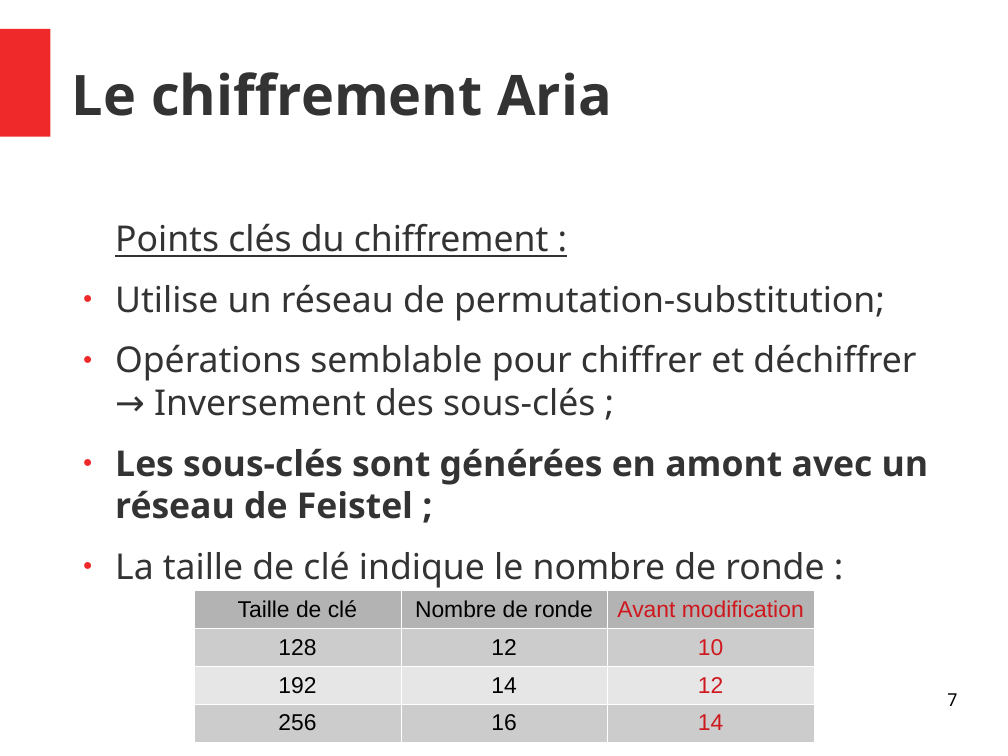
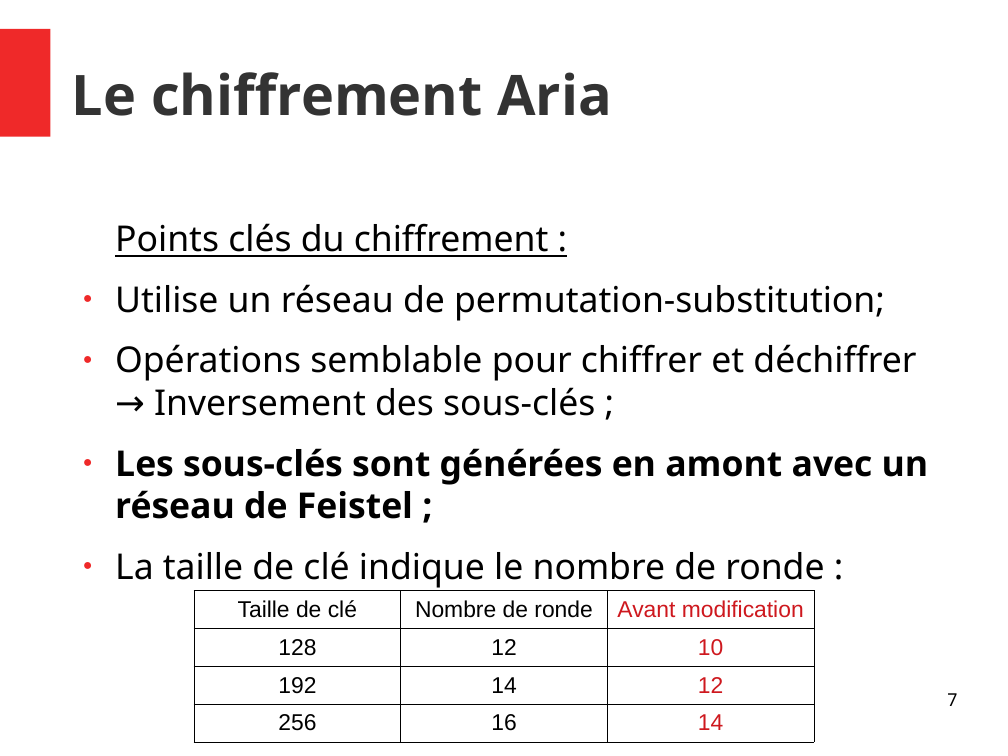
Before and after one commit to Allard-Chris/Aria, a slide deck: slide 7 of docs/[M2CSI]_ICP_Aria_Allard_Aulagnier.odp. Drawn at 1008x756 pixels with LibreOffice and Linux fonts; fonts in the diff are those of the drawing. Boxes give left, top, right and bottom in pixels: in the first picture for what was removed or moved away, otherwise in the second. Text is boxed around its words. In the diff, an @@ line names an element or a change of style, - is before the commit and + after.

```diff
--- a/docs/[M2CSI]_ICP_Aria_Allard_Aulagnier.odp
+++ b/docs/[M2CSI]_ICP_Aria_Allard_Aulagnier.odp
@@ text "Points clés du chiffrement :" at box(115, 223, 929, 588): text colour #333333 to #000000 @@
@@ table at box(194, 591, 814, 743) @@
@@ fill #B3B3B3 to none in row 1 @@
@@ fill #CCCCCC to none in 6 cells @@
@@ fill #E6E6E6 to none in row 3 @@
@@ borders changed @@
```
Also in this commit, not shown: 19 other slides changed, 1 slide added.
